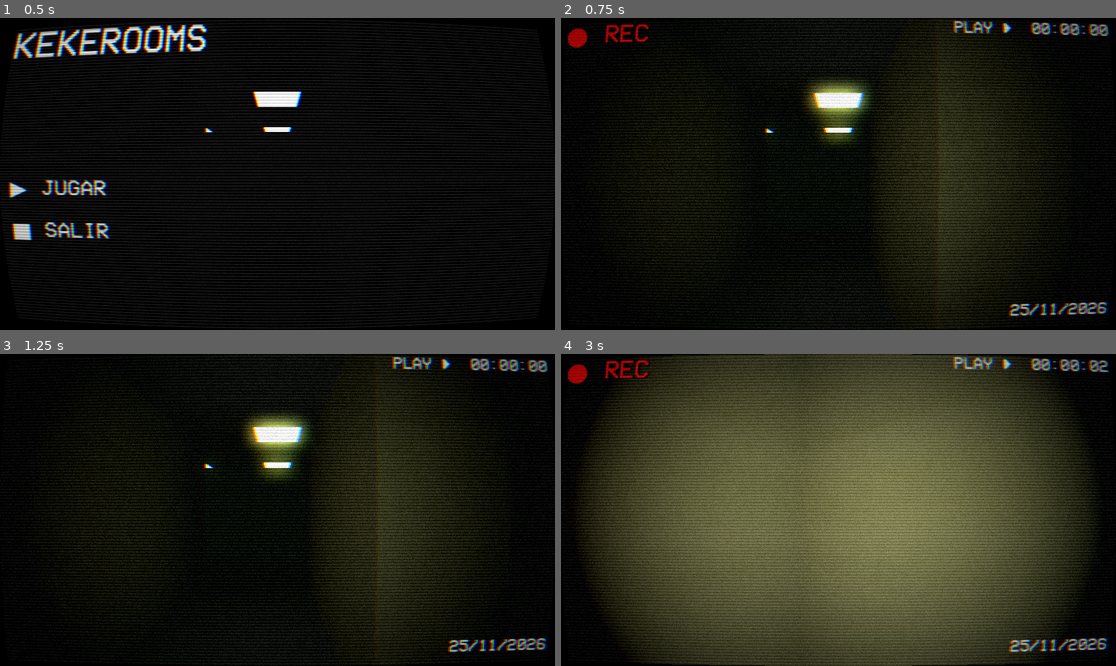
Above: before the commit, frames 1-4 (two rows, left to right).
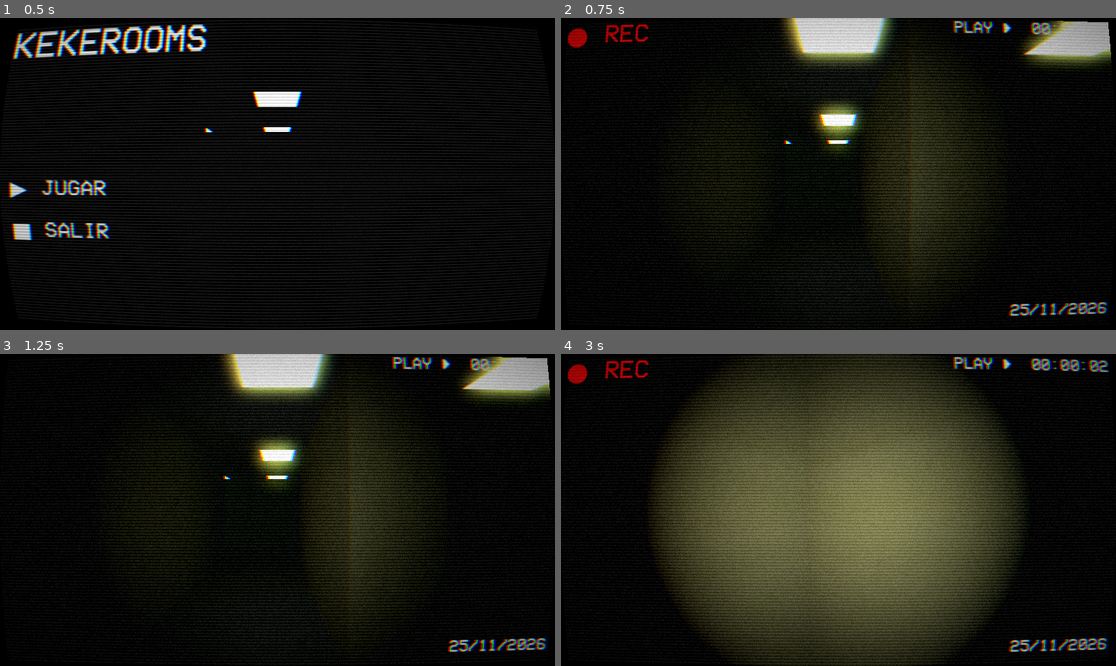
Above: after the commit, the same moments.

Repository: deffeu1/backrooms-del-keke
Game: Godot game, scene res://escenas/menu_principal.tscn
Two runs of this game, one before a commit and one after it. Both use one fixed random seed, a clock stepped at 60 frames per second and the inputs below.
Inputs (mouse positions are in pixels of both pictures, inside the frame that each line leads up to):
- Up to frame 1 (0.5 s): no input
- Up to frame 2 (0.75 s): click "▶ JUGAR" at 0.5 s
- Up to frame 3 (1.25 s): no input
- Up to frame 4 (3 s): tap Enter at 1.25 s; move the mouse to (866, 510) at 1.27 s; hold Shift (correr) 1.28-2.03 s; hold Up (ui_up) from 1.28 s (still down); tap Space (saltar, bound only after the commit) at 1.52, 1.55, 1.82, 2.1, 2.27, 2.57 s; move the mouse to (810, 510) at 2.02 s; tap Shift (correr) at 2.3 s; move the mouse to (849, 503) at 2.77 s; hold Shift (correr) from 2.78 s (still down)

Frame 1 is identical in both runs. In frame 2, 6.9% of the frame differs, in the area x 36-100%, y 0-92%; in frame 3, 6.8%; in frame 4, 42%, in the area x 4-96%, y 0-100%.

Commit message:
no se q mas agregarle

Diff:
--- a/kekerooms/escenas/jugador.tscn
+++ b/kekerooms/escenas/jugador.tscn
@@ -7,10 +7,14 @@
 [ext_resource type="Script" uid="uid://d3eicg8ca3rfl" path="res://scripts/filtro_vhs.gd" id="5_as36m"]
 [ext_resource type="Shader" uid="uid://up3884lduun3" path="res://assets/shaders/vhs.gdshader" id="5_ovq70"]
 [ext_resource type="FontFile" uid="uid://c0ieaud8ksgt3" path="res://assets/tipografia/VCR_OSD_MONO_1.001.ttf" id="6_4mp40"]
+[ext_resource type="Texture2D" uid="uid://igtpxk1fdjga" path="res://assets/SONIDOS/linterna/Gemini_Generated_Image_trwlk4trwlk4trwl-Photoroom.png" id="7_3i2lk"]
 [ext_resource type="AudioStream" uid="uid://dj2vxm3aa1db5" path="res://assets/SONIDOS/RESPIRACION/respiracion.wav" id="7_gjfif"]
 [ext_resource type="Script" uid="uid://bnh4pnjvoriuv" path="res://scripts/menu_pausa.gd" id="9_e85mw"]
 [ext_resource type="AudioStream" uid="uid://cjsweu00h0xju" path="res://assets/SONIDOS/linterna/linterna.wav" id="10_gheh0"]
 [ext_resource type="AudioStream" uid="uid://dncbhywko4htr" path="res://assets/SONIDOS/linterna/shaking linterna.wav" id="11_di65y"]
+[ext_resource type="AudioStream" uid="uid://uvk6ae03huw8" path="res://assets/SONIDOS/pasos agua/freesound_community-wet-steps-on-liquid-and-dirt-59506 (mp3cut.net) (1).wav" id="12_d4beg"]
+[ext_resource type="AudioStream" uid="uid://cmrik7mhs88l0" path="res://assets/SONIDOS/pasos agua/freesound_community-wet-steps-on-liquid-and-dirt-59506 (mp3cut.net) (2).wav" id="13_3i2lk"]
+[ext_resource type="AudioStream" uid="uid://bt1esl07mpf4j" path="res://assets/SONIDOS/pasos agua/freesound_community-wet-steps-on-liquid-and-dirt-59506 (mp3cut.net).wav" id="14_c868g"]
 
 [sub_resource type="CapsuleShape3D" id="CapsuleShape3D_nly4d"]
 radius = 0.24853516
@@ -50,6 +54,22 @@
 [sub_resource type="StyleBoxFlat" id="StyleBoxFlat_gheh0"]
 bg_color = Color(1, 1, 0, 1)
 
+[sub_resource type="FontVariation" id="FontVariation_d4beg"]
+base_font = ExtResource("6_4mp40")
+
+[sub_resource type="StyleBoxEmpty" id="StyleBoxEmpty_3i2lk"]
+
+[sub_resource type="StyleBoxFlat" id="StyleBoxFlat_c868g"]
+bg_color = Color(1, 1, 0, 1)
+
+[sub_resource type="FontVariation" id="FontVariation_t7qj4"]
+base_font = ExtResource("6_4mp40")
+
+[sub_resource type="StyleBoxEmpty" id="StyleBoxEmpty_l35hm"]
+
+[sub_resource type="StyleBoxFlat" id="StyleBoxFlat_aulex"]
+bg_color = Color(1, 1, 0, 1)
+
 [sub_resource type="FontVariation" id="FontVariation_di65y"]
 base_font = ExtResource("6_4mp40")
 
@@ -60,9 +80,13 @@
 
 [sub_resource type="AudioStreamRandomizer" id="AudioStreamRandomizer_di65y"]
 streams_count = 3
+stream_0/stream = ExtResource("12_d4beg")
+stream_1/stream = ExtResource("13_3i2lk")
+stream_2/stream = ExtResource("14_c868g")
 
 [node name="Jugador" type="CharacterBody3D" unique_id=181360410]
 script = ExtResource("1_tml57")
+bob_frecuencia_agua = 2.2
 duracion_linterna = 5.0
 energia_linterna_base = 0.1
 fuerza_sacudida_minima = 75.0
@@ -76,6 +100,7 @@
 
 [node name="Camera3D" type="Camera3D" parent="Cabeza" unique_id=154455209]
 transform = Transform3D(1, 0, 0, 0, 1, 0, 0, 0, 1, 0, 0.08659363, 0)
+fov = 93.3
 
 [node name="SpotLight3D" type="SpotLight3D" parent="Cabeza/Camera3D" unique_id=2049878152]
 light_energy = 0.4
@@ -183,6 +208,22 @@
 theme_override_styles/hover = SubResource("StyleBoxFlat_gheh0")
 text = "▶ REANUDAR"
 
+[node name="BotonNivel1" type="Button" parent="MenuPausa/ContenedorPausa/VBoxContainer" unique_id=440473014]
+layout_mode = 2
+theme_override_fonts/font = SubResource("FontVariation_d4beg")
+theme_override_font_sizes/font_size = 29
+theme_override_styles/normal = SubResource("StyleBoxEmpty_3i2lk")
+theme_override_styles/hover = SubResource("StyleBoxFlat_c868g")
+text = "▶ NIVEL 1"
+
+[node name="BotonPoolrooms" type="Button" parent="MenuPausa/ContenedorPausa/VBoxContainer" unique_id=1012481486]
+layout_mode = 2
+theme_override_fonts/font = SubResource("FontVariation_t7qj4")
+theme_override_font_sizes/font_size = 29
+theme_override_styles/normal = SubResource("StyleBoxEmpty_l35hm")
+theme_override_styles/hover = SubResource("StyleBoxFlat_aulex")
+text = "▶ POOLROOMS"
+
 [node name="BotonMenu" type="Button" parent="MenuPausa/ContenedorPausa/VBoxContainer" unique_id=1664039961]
 layout_mode = 2
 theme_override_fonts/font = SubResource("FontVariation_di65y")
@@ -199,3 +240,22 @@
 
 [node name="PasosAguaAudio" type="AudioStreamPlayer3D" parent="." unique_id=1722063704]
 stream = SubResource("AudioStreamRandomizer_di65y")
+
+[node name="CapaHUDLimpia" type="CanvasLayer" parent="." unique_id=537312013]
+layer = 3
+
+[node name="IconoAgitarLinterna" type="TextureRect" parent="CapaHUDLimpia" unique_id=1320865803]
+modulate = Color(1, 1, 1, 0)
+anchors_preset = -1
+anchor_left = 0.39800003
+anchor_top = 0.61600006
+anchor_right = 0.62
+anchor_bottom = 0.915
+offset_left = 58.503967
+offset_top = 10.83197
+offset_right = -69.23999
+offset_bottom = -54.920044
+pivot_offset = Vector2(64, 64)
+texture = ExtResource("7_3i2lk")
+expand_mode = 1
+stretch_mode = 5
--- a/kekerooms/escenas/nivel_poolrooms.tscn
+++ b/kekerooms/escenas/nivel_poolrooms.tscn
@@ -50,13 +50,19 @@
 shadow_enabled = true
 
 [node name="Jugador" parent="." index="12" unique_id=181360410 instance=ExtResource("2_duiub")]
-transform = Transform3D(1, 0, 0, 0, 1, 0, 0, 0, 1, 0, 6.140807, 0)
+transform = Transform3D(1, 0, 0, 0, 1, 0, 0, 0, 1, 0, 3.710949, 3.4958599)
+velocidad_caminar = 3.0
+velocidad_correr = 5.8
+bob_frecuencia = 3.0
+bob_frecuencia_agua = 3.2
+inclinacion_lateral = 3.4
+inercia_giro = 0.08
 
 [node name="WorldEnvironment" type="WorldEnvironment" parent="." index="13" unique_id=124475938]
 environment = SubResource("Environment_duiub")
 
 [node name="Agua" type="MeshInstance3D" parent="." index="14" unique_id=170203574]
-transform = Transform3D(1, 0, 0, 0, 1, 0, 0, 0, 1, -5.463061, -0.4153452, 4.5870705)
+transform = Transform3D(1, 0, 0, 0, 1, 0, 0, 0, 1, -5.463061, -1.1387558, 4.5870705)
 mesh = SubResource("PlaneMesh_qtbn8")
 surface_material_override/0 = SubResource("ShaderMaterial_eaoke")
 
--- a/kekerooms/project.godot
+++ b/kekerooms/project.godot
@@ -66,6 +66,11 @@
 "events": [Object(InputEventKey,"resource_local_to_scene":false,"resource_name":"","device":-1,"window_id":0,"alt_press …(195 unchanged characters)…
 ]
 }
+saltar={
+"deadzone": 0.2,
+"events": [Object(InputEventKey,"resource_local_to_scene":false,"resource_name":"","device":-1,"window_id":0,"alt_pressed":false,"shift_pressed":false,"ctrl_pressed":false,"meta_pressed":false,"pressed":false,"keycode":0,"physical_keycode":32,"key_label":0,"unicode":32,"location":0,"echo":false,"script":null)
+]
+}
 
 [physics]
 
--- a/kekerooms/scripts/jugador.gd
+++ b/kekerooms/scripts/jugador.gd
@@ -3,22 +3,35 @@
 @export_group("Movimiento y Estamina")
 @export var velocidad_caminar := 4.0
 @export var velocidad_correr := 6.8
+@export var fuerza_salto := 4.4
+@export var costo_estamina_salto := 12.0
 @export var estamina_maxima := 100.0
 @export var gasto_estamina := 28.0
 @export var regeneracion_estamina := 18.0
 @export var sensibilidad_mouse := 0.002
-
+@export_group("Movimiento y Estamina")
+@export var puede_saltar := false
 @export_group("Headbobbing y Pasos")
 @export var bob_frecuencia := 2.2
 @export var bob_amplitud := 0.05
+@export var bob_frecuencia_agua := 1.8
+@export var bob_amplitud_agua := 0.065
+@export var multiplicador_agua := 0.55
+@onready var icono_agitar: TextureRect = $CapaHUDLimpia/IconoAgitarLinterna
+
+
+@export_group("Efecto Bodycam")
+@export var inclinacion_lateral := 2.2
+@export var inercia_giro := 0.04
+@export var suavizado_bodycam := 8.0
+@export var temblor_respiracion := 0.25
 
 @export_group("Linterna y Batería")
-@export var duracion_linterna := 35.0       # Segundos totales encendida
-@export var energia_linterna_base := 3.5    # Intensidad normal de tu SpotLight3D
-@export var umbral_parpadeo := 0.30         # Empieza a titilar al 25% de batería
-@export var fuerza_sacudida_minima := 45.0  # Qué tan rápido hay que mover el mouse
-@export var recarga_por_sacudida := 22.0    # Cuánto recarga al agitar
-@export var multiplicador_agua := 0.55  # Reduce la velocidad al 55% dentro del agua
+@export var duracion_linterna := 35.0
+@export var energia_linterna_base := 3.5
+@export var umbral_parpadeo := 0.30
+@export var fuerza_sacudida_minima := 45.0
+@export var recarga_por_sacudida := 22.0
 
 @onready var cabeza: Node3D = $Cabeza
 @onready var camara: Camera3D = $Cabeza/Camera3D
@@ -35,23 +48,36 @@
 var agotado := false
 var tiempo_bob := 0.0
 var paso_dado := false
-
+var estaba_en_suelo := true
+var impacto_aterrizaje := 0.0
+var icono_agitar_visible := false
+var tween_icono: Tween
+var tiempo_agitacion_ui := 0.0
 var bateria_linterna := 100.0
 var linterna_descargada := false
 var timer_parpadeo := 0.0
+var impulso_mouse := Vector2.ZERO
+var ruido := FastNoiseLite.new()
+var tiempo_ruido := 0.0
 
 func _ready() -> void:
 	Input.mouse_mode = Input.MOUSE_MODE_CAPTURED
 	estamina_actual = estamina_maxima
 	linterna.light_energy = energia_linterna_base
 
+	icono_agitar.modulate.a = 0.0
+	icono_agitar.pivot_offset = icono_agitar.size * 0.5
+	ruido.seed = randi()
+	ruido.frequency = 0.6
+
 func _unhandled_input(event: InputEvent) -> void:
 	if event is InputEventMouseMotion and Input.mouse_mode == Input.MOUSE_MODE_CAPTURED:
 		rotate_y(-event.relative.x * sensibilidad_mouse)
 		cabeza.rotate_x(-event.relative.y * sensibilidad_mouse)
-		cabeza.rotation.x = clamp(cabeza.rotation.x, deg_to_rad(-85), deg_to_rad(85))
-
-		# Detectar sacudida brusca del mouse cuando la linterna está apagada y necesita carga
+		cabeza.rotation.x = clampf(cabeza.rotation.x, deg_to_rad(-85.0), deg_to_rad(85.0))
+
+		impulso_mouse = event.relative
+
 		if not linterna.visible and bateria_linterna < 100.0:
 			if event.relative.length() > fuerza_sacudida_minima:
 				_recargar_linterna_por_sacudida()
@@ -61,7 +87,6 @@
 			_alternar_linterna()
 
 func _alternar_linterna() -> void:
-	# Siempre suena el click del botón al apretar F
 	var va_a_encender := not linterna.visible
 	linterna_audio.pitch_scale = 1.08 if va_a_encender else 0.92
 	linterna_audio.play()
@@ -71,21 +96,31 @@
 	elif not linterna_descargada and bateria_linterna > 5.0:
 		linterna.visible = true
 		linterna.light_energy = energia_linterna_base
+	elif linterna_descargada:
+		_mostrar_icono_agitar()
 
 func _recargar_linterna_por_sacudida() -> void:
-	bateria_linterna = min(100.0, bateria_linterna + recarga_por_sacudida)
+	bateria_linterna = minf(100.0, bateria_linterna + recarga_por_sacudida)
 
 	if not sacudir_audio.playing:
 		sacudir_audio.pitch_scale = randf_range(0.95, 1.05)
 		sacudir_audio.play()
 
-	# Desbloquea la linterna cuando recupera al menos un 30%
 	if linterna_descargada and bateria_linterna >= 30.0:
 		linterna_descargada = false
+		_ocultar_icono_agitar()
 
 func _physics_process(delta: float) -> void:
 	if not is_on_floor():
 		velocity.y -= gravedad * delta
+	elif puede_saltar and Input.is_action_just_pressed("saltar") and not agotado and estamina_actual >= costo_estamina_salto:
+		velocity.y = fuerza_salto * (0.75 if en_agua else 1.0)
+		estamina_actual -= costo_estamina_salto
+		if estamina_actual <= 0.0:
+			estamina_actual = 0.0
+			agotado = true
+			if not respiracion_audio.playing:
+				respiracion_audio.play()
 
 	var direccion_input := Input.get_vector("ui_left", "ui_right", "ui_up", "ui_down")
 	var direccion := (transform.basis * Vector3(direccion_input.x, 0, direccion_input.y)).normalized()
@@ -119,33 +154,63 @@
 		velocity.z = move_toward(velocity.z, 0, velocidad_actual)
 
 	move_and_slide()
+
+	if is_on_floor() and not estaba_en_suelo:
+		impacto_aterrizaje = -0.14
+		if en_agua:
+			pasos_agua_audio.play()
+		else:
+			pasos_audio.play()
+	estaba_en_suelo = is_on_floor()
+
 	_actualizar_headbob(delta, esta_corriendo)
+	_actualizar_bodycam(delta, direccion_input, esta_corriendo)
 	_actualizar_linterna(delta)
+
+func _actualizar_bodycam(delta: float, input_dir: Vector2, corriendo: bool) -> void:
+	tiempo_ruido += delta * (2.5 if agotado else 1.0)
+
+	var roll_movimiento: float = -input_dir.x * deg_to_rad(inclinacion_lateral)
+	var roll_giro: float = clampf(-impulso_mouse.x * inercia_giro * 0.05, -0.12, 0.12)
+
+	var factor_temblor: float = 2.2 if (corriendo or agotado) else 1.0
+	var ruido_x: float = ruido.get_noise_1d(tiempo_ruido * 10.0) * deg_to_rad(temblor_respiracion * factor_temblor)
+	var ruido_y: float = ruido.get_noise_1d(tiempo_ruido * 10.0 + 100.0) * deg_to_rad(temblor_respiracion * factor_temblor)
+	var ruido_z: float = ruido.get_noise_1d(tiempo_ruido * 8.0 + 200.0) * deg_to_rad(temblor_respiracion * 1.5 * factor_temblor)
+
+	var pitch_sway: float = clampf(-impulso_mouse.y * inercia_giro * 0.03, -0.08, 0.08)
+	var yaw_sway: float = clampf(-impulso_mouse.x * inercia_giro * 0.03, -0.08, 0.08)
+
+	var rotacion_objetivo := Vector3(
+		pitch_sway + ruido_x,
+		yaw_sway + ruido_y,
+		roll_movimiento + roll_giro + ruido_z
+	)
+
+	camara.rotation = camara.rotation.lerp(rotacion_objetivo, delta * suavizado_bodycam)
+	impulso_mouse = impulso_mouse.lerp(Vector2.ZERO, delta * 12.0)
 
 func _actualizar_linterna(delta: float) -> void:
 	if not linterna.visible:
 		return
 
-	# Descuenta batería según la duración configurada
 	bateria_linterna -= (100.0 / duracion_linterna) * delta
 
 	if bateria_linterna <= 0.0:
 		bateria_linterna = 0.0
 		linterna.visible = false
 		linterna_descargada = true
-		return
-
-	# Destellos/parpadeos antes de apagarse
+		_mostrar_icono_agitar()
+		return
+
 	var porcentaje := bateria_linterna / 100.0
 	if porcentaje <= umbral_parpadeo:
 		timer_parpadeo -= delta
 		if timer_parpadeo <= 0.0:
 			if randf() < 0.45:
-				# Caída brusca de luz (destello apagándose)
 				linterna.light_energy = randf_range(0.0, energia_linterna_base * 0.25)
 				timer_parpadeo = randf_range(0.04, 0.12)
 			else:
-				# Vuelve a encender con un poco menos de fuerza
 				linterna.light_energy = energia_linterna_base * randf_range(0.7, 1.0)
 				timer_parpadeo = randf_range(0.08, 0.35)
 	else:
@@ -153,16 +218,21 @@
 
 func _actualizar_headbob(delta: float, corriendo: bool) -> void:
 	var velocidad_horizontal := Vector2(velocity.x, velocity.z).length()
-	var amplitud_actual := bob_amplitud * (1.35 if corriendo else 1.0)
+
+	var frecuencia_base := bob_frecuencia_agua if en_agua else bob_frecuencia
+	var amplitud_base := bob_amplitud_agua if en_agua else bob_amplitud
+	var amplitud_actual := amplitud_base * (1.35 if corriendo else 1.0)
+
+	impacto_aterrizaje = lerpf(impacto_aterrizaje, 0.0, delta * 10.0)
 
 	if is_on_floor() and velocidad_horizontal > 0.2:
 		tiempo_bob += delta * velocidad_horizontal
 
-		var pos_y := sin(tiempo_bob * bob_frecuencia) * amplitud_actual
-		var pos_x := cos(tiempo_bob * bob_frecuencia * 0.5) * amplitud_actual
+		var pos_y := sin(tiempo_bob * frecuencia_base) * amplitud_actual + impacto_aterrizaje
+		var pos_x := cos(tiempo_bob * frecuencia_base * 0.5) * amplitud_actual
 		camara.position = Vector3(pos_x, pos_y, 0.0)
 
-		if pos_y < -amplitud_actual * 0.85:
+		if pos_y - impacto_aterrizaje < -amplitud_actual * 0.85:
 			if not paso_dado:
 				if en_agua:
 					pasos_agua_audio.play()
@@ -174,7 +244,37 @@
 	else:
 		tiempo_bob = 0.0
 		paso_dado = false
-		camara.position = camara.position.lerp(Vector3.ZERO, delta * 8.0)
+		var objetivo := Vector3(0.0, impacto_aterrizaje, 0.0)
+		camara.position = camara.position.lerp(objetivo, delta * 10.0)
 
 func establecer_en_agua(estado: bool) -> void:
 	en_agua = estado
+func _process(delta: float) -> void:
+	if icono_agitar.modulate.a > 0.01:
+		tiempo_agitacion_ui += delta * 18.0
+		# Rotación rápida de un lado a otro tipo sacudida
+		icono_agitar.rotation_degrees = sin(tiempo_agitacion_ui) * 14.0
+		# Pequeño desplazamiento horizontal acompañando el movimiento
+		icono_agitar.position.x += cos(tiempo_agitacion_ui) * 25.0 * delta
+	else:
+		icono_agitar.rotation_degrees = 0.0
+
+func _mostrar_icono_agitar() -> void:
+	if icono_agitar_visible:
+		return
+	icono_agitar_visible = true
+
+	if tween_icono:
+		tween_icono.kill()
+	tween_icono = create_tween()
+	tween_icono.tween_property(icono_agitar, "modulate:a", 1.0, 0.45).set_trans(Tween.TRANS_SINE)
+
+func _ocultar_icono_agitar() -> void:
+	if not icono_agitar_visible:
+		return
+	icono_agitar_visible = false
+
+	if tween_icono:
+		tween_icono.kill()
+	tween_icono = create_tween()
+	tween_icono.tween_property(icono_agitar, "modulate:a", 0.0, 0.4).set_trans(Tween.TRANS_SINE)
--- a/kekerooms/scripts/menu_pausa.gd
+++ b/kekerooms/scripts/menu_pausa.gd
@@ -1,17 +1,22 @@
 extends CanvasLayer
 
 @export_file("*.tscn") var ruta_menu_principal := "res://escenas/menu_principal.tscn"
+@export_file("*.tscn") var ruta_nivel_1 := "res://escenas/nivel_backrooms.tscn"
+@export_file("*.tscn") var ruta_poolrooms := "res://escenas/nivel_poolrooms.tscn"
 
 @onready var contenedor: Control = $ContenedorPausa
 @onready var boton_reanudar: Button = $ContenedorPausa/VBoxContainer/BotonReanudar
+@onready var boton_nivel_1: Button = $ContenedorPausa/VBoxContainer/BotonNivel1
+@onready var boton_poolrooms: Button = $ContenedorPausa/VBoxContainer/BotonPoolrooms
 @onready var boton_menu: Button = $ContenedorPausa/VBoxContainer/BotonMenu
 
 func _ready() -> void:
-	# Empieza oculto y con el juego corriendo
 	contenedor.visible = false
 	get_tree().paused = false
 
 	boton_reanudar.pressed.connect(_reanudar)
+	boton_nivel_1.pressed.connect(_cambiar_nivel.bind(ruta_nivel_1))
+	boton_poolrooms.pressed.connect(_cambiar_nivel.bind(ruta_poolrooms))
 	boton_menu.pressed.connect(_ir_al_menu)
 
 func _unhandled_input(event: InputEvent) -> void:
@@ -31,8 +36,12 @@
 	get_tree().paused = false
 	Input.mouse_mode = Input.MOUSE_MODE_CAPTURED
 
+func _cambiar_nivel(ruta: String) -> void:
+	get_tree().paused = false
+	Input.mouse_mode = Input.MOUSE_MODE_CAPTURED
+	get_tree().change_scene_to_file(ruta)
+
 func _ir_al_menu() -> void:
-	# Siempre despausar antes de cambiar de escena
 	get_tree().paused = false
 	Input.mouse_mode = Input.MOUSE_MODE_VISIBLE
 	get_tree().change_scene_to_file(ruta_menu_principal)
--- a/kekerooms/scripts/nivel_poolrooms.gd
+++ b/kekerooms/scripts/nivel_poolrooms.gd
@@ -4,3 +4,7 @@
 	for nodo in find_children("*", "AudioStreamPlayer3D", true, false):
 		if nodo.name != "RespiracionAudio":
 			nodo.bus = &"Poolrooms"
+
+	var jugador := find_child("Jugador", true, false)
+	if jugador and "puede_saltar" in jugador:
+		jugador.puede_saltar = true
Binary file added: kekerooms/assets/SONIDOS/linterna/Gemini_Generated_Image_sdzjjmsdzjjmsdzj-Photoroom.png
Not shown, added: kekerooms/assets/SONIDOS/linterna/Gemini_Generated_Image_sdzjjmsdzjjmsdzj-Photoroom.png.import
Binary file added: kekerooms/assets/SONIDOS/linterna/Gemini_Generated_Image_trwlk4trwlk4trwl-Photoroom.png
Not shown, added: kekerooms/assets/SONIDOS/linterna/Gemini_Generated_Image_trwlk4trwlk4trwl-Photoroom.png.import
Not shown, added: kekerooms/assets/SONIDOS/pasos agua/freesound_community-wet-steps-on-liquid-and-dirt-59506 (mp3cut.net) (1).wav.import
Not shown, added: kekerooms/assets/SONIDOS/pasos agua/freesound_community-wet-steps-on-liquid-and-dirt-59506 (mp3cut.net) (2).wav.import
Not shown, added: kekerooms/assets/SONIDOS/pasos agua/freesound_community-wet-steps-on-liquid-and-dirt-59506 (mp3cut.net).wav.import
Not shown, added: kekerooms/assets/SONIDOS/pasos agua/freesound_community-wet-steps-on-liquid-and-dirt-59506 (mp3cut.net) (1).wav
Not shown, added: kekerooms/assets/SONIDOS/pasos agua/freesound_community-wet-steps-on-liquid-and-dirt-59506 (mp3cut.net) (2).wav
Not shown, added: kekerooms/assets/SONIDOS/pasos agua/freesound_community-wet-steps-on-liquid-and-dirt-59506 (mp3cut.net).wav
